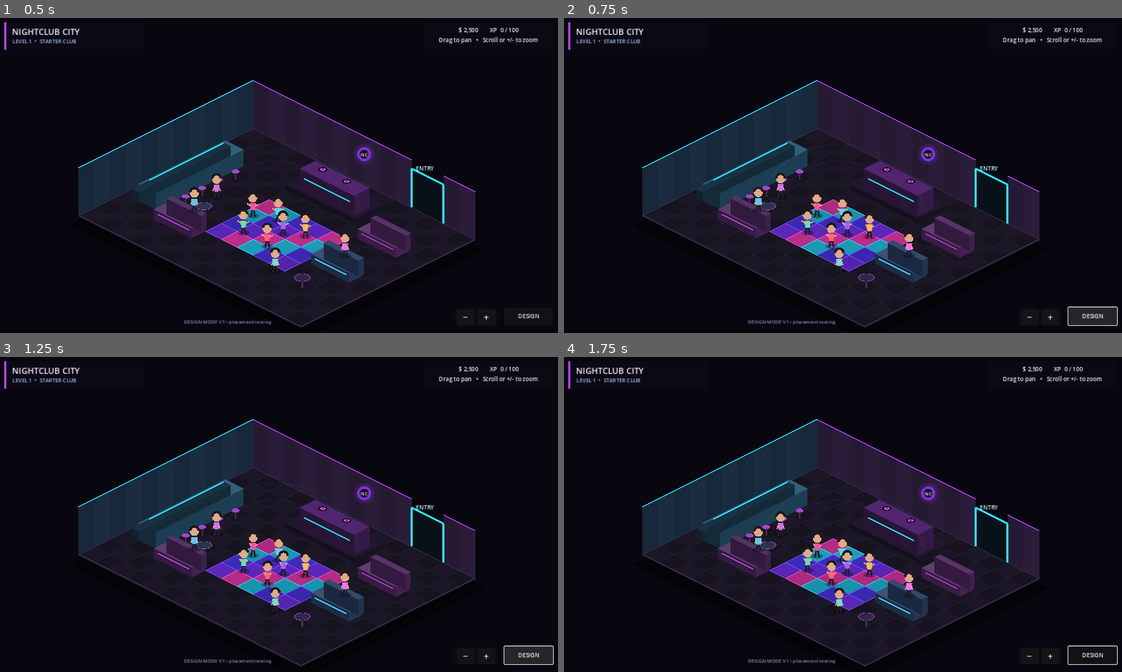
Above: before the commit, frames 1-4 (two rows, left to right).
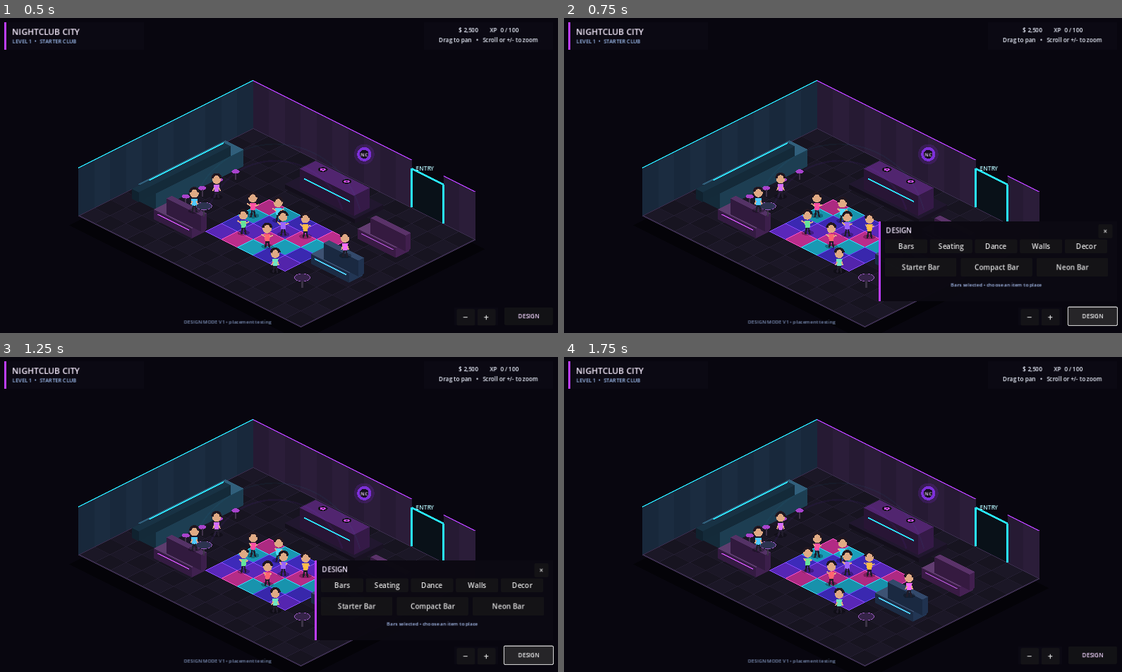
Above: after the commit, the same moments.

Repository: 22crob/Nightclub-City
Game: Godot game, scene res://scenes/main.tscn
Same seed, same stepped clock (60 frames per second), same inputs: the game is played once before the commit and once after it.
Inputs (mouse positions are in pixels of both pictures, inside the frame that each line leads up to):
- Up to frame 1 (0.5 s): no input
- Up to frame 2 (0.75 s): click "DESIGN" at 0.5 s
- Up to frame 3 (1.25 s): no input
- Up to frame 4 (1.75 s): click (1105, 571) at 1.25 s, where only the run after the commit has a clickable "×"

Frame 1 is identical in both runs. In frame 2, 2.8% of the frame differs, in the area x 56-98%, y 64-90%; in frame 3, 2.8%; in frame 4, less than 0.1%.

Commit message:
Add functional Design Mode v1 placement system

Diff:
--- a/godot/scripts/main.gd
+++ b/godot/scripts/main.gd
@@ -9,10 +9,52 @@
 @onready var camera: Camera2D = $Camera2D
 @onready var zoom_out_button: Button = $HUD/ZoomControls/ZoomOut
 @onready var zoom_in_button: Button = $HUD/ZoomControls/ZoomIn
+@onready var design_button: Button = $HUD/DesignButton
+@onready var design_drawer: ColorRect = $HUD/DesignDrawer
+@onready var close_design_button: Button = $HUD/DesignDrawer/Close
+@onready var bars_button: Button = $HUD/DesignDrawer/Bars
+@onready var seating_button: Button = $HUD/DesignDrawer/Seating
+@onready var dance_button: Button = $HUD/DesignDrawer/Dance
+@onready var walls_button: Button = $HUD/DesignDrawer/Walls
+@onready var decor_button: Button = $HUD/DesignDrawer/Decor
+@onready var item_button_1: Button = $HUD/DesignDrawer/Item1
+@onready var item_button_2: Button = $HUD/DesignDrawer/Item2
+@onready var item_button_3: Button = $HUD/DesignDrawer/Item3
+@onready var design_hint: Label = $HUD/DesignDrawer/Hint
 
 var dragging: bool = false
 var zoom_level: float = 1.0
 var anim_time: float = 0.0
+var selected_category: String = "Bars"
+var current_item: Dictionary = {}
+var hover_tile: Vector2i = Vector2i(-1, -1)
+var placed_objects: Array = []
+
+var item_catalog: Dictionary = {
+	"Bars": [
+		{"id": "starter_bar", "name": "Starter Bar", "w": 1, "d": 3, "kind": "bar", "color": Color("#2f6582")},
+		{"id": "compact_bar", "name": "Compact Bar", "w": 2, "d": 2, "kind": "bar", "color": Color("#5b337b")},
+		{"id": "neon_bar", "name": "Neon Bar", "w": 1, "d": 4, "kind": "bar", "color": Color("#315f78")}
+	],
+	"Seating": [
+		{"id": "booth", "name": "Lounge Booth", "w": 2, "d": 1, "kind": "seat", "color": Color("#5b2d70")},
+		{"id": "sofa", "name": "Club Sofa", "w": 2, "d": 1, "kind": "seat", "color": Color("#294a70")},
+		{"id": "chair", "name": "Accent Chair", "w": 1, "d": 1, "kind": "seat", "color": Color("#7a3f82")}
+	],
+	"Dance": [
+		{"id": "dance_tile", "name": "Dance Tile", "w": 1, "d": 1, "kind": "dance", "color": Color("#7c36ff")},
+		{"id": "dance_block", "name": "2x2 Dance Floor", "w": 2, "d": 2, "kind": "dance", "color": Color("#ff3ebf")}
+	],
+	"Walls": [
+		{"id": "neon_divider", "name": "Neon Divider", "w": 2, "d": 1, "kind": "wall", "color": Color("#2ddfff")},
+		{"id": "purple_divider", "name": "Purple Divider", "w": 2, "d": 1, "kind": "wall", "color": Color("#a13dff")}
+	],
+	"Decor": [
+		{"id": "round_table", "name": "Round Table", "w": 1, "d": 1, "kind": "table", "color": Color("#4b335e")},
+		{"id": "neon_pillar", "name": "Neon Pillar", "w": 1, "d": 1, "kind": "pillar", "color": Color("#28dfff")},
+		{"id": "purple_pillar", "name": "Purple Pillar", "w": 1, "d": 1, "kind": "pillar", "color": Color("#c24cff")}
+	]
+}
 
 var npc_positions: Array[Vector2] = [
 	Vector2(5.3, 5.3),
@@ -41,9 +83,20 @@
 ]
 
 func _ready() -> void:
-	print("Nightclub City Level 1 safe visual pass loaded.")
+	print("Nightclub City Design Mode v1 loaded.")
 	zoom_out_button.pressed.connect(_zoom_out)
 	zoom_in_button.pressed.connect(_zoom_in)
+	design_button.pressed.connect(_toggle_design_drawer)
+	close_design_button.pressed.connect(_close_design_drawer)
+	bars_button.pressed.connect(_set_category.bind("Bars"))
+	seating_button.pressed.connect(_set_category.bind("Seating"))
+	dance_button.pressed.connect(_set_category.bind("Dance"))
+	walls_button.pressed.connect(_set_category.bind("Walls"))
+	decor_button.pressed.connect(_set_category.bind("Decor"))
+	item_button_1.pressed.connect(_select_item.bind(0))
+	item_button_2.pressed.connect(_select_item.bind(1))
+	item_button_3.pressed.connect(_select_item.bind(2))
+	_set_category("Bars")
 	queue_redraw()
 
 func _process(delta: float) -> void:
@@ -51,15 +104,36 @@
 	queue_redraw()
 
 func _unhandled_input(event: InputEvent) -> void:
+	if event is InputEventKey and event.pressed and event.keycode == KEY_ESCAPE:
+		_cancel_placement()
+		return
+
 	if event is InputEventMouseButton:
+		if event.button_index == MOUSE_BUTTON_WHEEL_UP and event.pressed:
+			_set_zoom(zoom_level + 0.08)
+			return
+		elif event.button_index == MOUSE_BUTTON_WHEEL_DOWN and event.pressed:
+			_set_zoom(zoom_level - 0.08)
+			return
+
+		if not current_item.is_empty():
+			if event.button_index == MOUSE_BUTTON_LEFT and event.pressed:
+				hover_tile = _world_to_tile(get_global_mouse_position())
+				if _can_place_current(hover_tile):
+					_place_current_item(hover_tile)
+			elif event.button_index == MOUSE_BUTTON_RIGHT and event.pressed:
+				_cancel_placement()
+			return
+
 		if event.button_index == MOUSE_BUTTON_LEFT:
 			dragging = event.pressed
-		elif event.button_index == MOUSE_BUTTON_WHEEL_UP and event.pressed:
-			_set_zoom(zoom_level + 0.08)
-		elif event.button_index == MOUSE_BUTTON_WHEEL_DOWN and event.pressed:
-			_set_zoom(zoom_level - 0.08)
-	elif event is InputEventMouseMotion and dragging:
-		camera.position -= event.relative / camera.zoom.x
+
+	elif event is InputEventMouseMotion:
+		if not current_item.is_empty():
+			hover_tile = _world_to_tile(get_global_mouse_position())
+			queue_redraw()
+		elif dragging:
+			camera.position -= event.relative / camera.zoom.x
 
 func _set_zoom(value: float) -> void:
 	zoom_level = clamp(value, 0.70, 1.55)
@@ -96,8 +170,10 @@
 	_draw_bar()
 	_draw_lounges()
 	_draw_tables()
+	_draw_placed_objects()
 	_draw_npcs()
 	_draw_light_accents()
+	_draw_placement_preview()
 
 func _draw_room_shadow() -> void:
 	var shadow: PackedVector2Array = _tile_points(-0.3, -0.3, float(CLUB_W) + 0.6, float(CLUB_H) + 0.6)
@@ -322,3 +398,136 @@
 	var pulse: float = 0.55 + sin(anim_time * 1.6) * 0.10
 	draw_arc(center, 160.0, PI * 1.10, PI * 1.90, 44, Color(0.52, 0.20, 1.0, 0.10 * pulse), 4.0)
 	draw_arc(center, 198.0, PI * 1.08, PI * 1.92, 44, Color(0.10, 0.80, 1.0, 0.06 * pulse), 3.0)
+
+
+func _toggle_design_drawer() -> void:
+	design_drawer.visible = not design_drawer.visible
+	if not design_drawer.visible:
+		_cancel_placement()
+
+func _close_design_drawer() -> void:
+	design_drawer.visible = false
+	_cancel_placement()
+
+func _set_category(category: String) -> void:
+	selected_category = category
+	_cancel_placement()
+	var items: Array = item_catalog[category]
+	var buttons: Array[Button] = [item_button_1, item_button_2, item_button_3]
+	for i in range(buttons.size()):
+		if i < items.size():
+			buttons[i].visible = true
+			buttons[i].text = str(items[i]["name"])
+		else:
+			buttons[i].visible = false
+	design_hint.text = category + " selected • choose an item to place"
+
+func _select_item(index: int) -> void:
+	var items: Array = item_catalog[selected_category]
+	if index < 0 or index >= items.size():
+		return
+	current_item = items[index].duplicate(true)
+	hover_tile = _world_to_tile(get_global_mouse_position())
+	design_hint.text = str(current_item["name"]) + " selected • click floor to place • right-click/Esc cancels"
+	queue_redraw()
+
+func _cancel_placement() -> void:
+	current_item = {}
+	hover_tile = Vector2i(-1, -1)
+	if design_drawer.visible:
+		design_hint.text = selected_category + " selected • choose an item to place"
+	queue_redraw()
+
+func _world_to_tile(world_pos: Vector2) -> Vector2i:
+	var tile_x: float = world_pos.y / TILE_H + world_pos.x / TILE_W
+	var tile_y: float = world_pos.y / TILE_H - world_pos.x / TILE_W
+	return Vector2i(floori(tile_x), floori(tile_y))
+
+func _can_place_current(tile: Vector2i) -> bool:
+	if current_item.is_empty():
+		return false
+	var width: int = int(current_item["w"])
+	var depth: int = int(current_item["d"])
+	if tile.x < 0 or tile.y < 0:
+		return false
+	if tile.x + width > CLUB_W or tile.y + depth > CLUB_H:
+		return false
+
+	for obj in placed_objects:
+		var ox: int = int(obj["x"])
+		var oy: int = int(obj["y"])
+		var ow: int = int(obj["w"])
+		var od: int = int(obj["d"])
+		var overlaps: bool = tile.x < ox + ow and tile.x + width > ox and tile.y < oy + od and tile.y + depth > oy
+		if overlaps:
+			return false
+	return true
+
+func _place_current_item(tile: Vector2i) -> void:
+	if not _can_place_current(tile):
+		return
+	var placed: Dictionary = current_item.duplicate(true)
+	placed["x"] = tile.x
+	placed["y"] = tile.y
+	placed_objects.append(placed)
+	design_hint.text = str(current_item["name"]) + " placed • click again to place another"
+	queue_redraw()
+
+func _draw_placed_objects() -> void:
+	for obj in placed_objects:
+		_draw_build_item(obj)
+
+func _draw_build_item(obj: Dictionary) -> void:
+	var x: float = float(obj["x"])
+	var y: float = float(obj["y"])
+	var width: float = float(obj["w"])
+	var depth: float = float(obj["d"])
+	var kind: String = str(obj["kind"])
+	var color: Color = obj["color"]
+
+	if kind == "bar":
+		_draw_iso_box(x, y, width, depth, 34.0, color.lightened(0.08), color.darkened(0.34), color.darkened(0.18))
+		var a: Vector2 = _iso(x + 0.10, y + depth) - Vector2(0, 22)
+		var b: Vector2 = _iso(x + width - 0.10, y + depth) - Vector2(0, 22)
+		draw_line(a, b, Color("#2de3ff"), 2.5)
+	elif kind == "seat":
+		_draw_iso_box(x, y, width, depth, 20.0, color.lightened(0.10), color.darkened(0.30), color.darkened(0.15))
+		_draw_iso_box(x + 0.08, y, maxf(0.75, width - 0.16), 0.28, 34.0, color.lightened(0.04), color.darkened(0.34), color.darkened(0.20))
+	elif kind == "dance":
+		for dy in range(int(depth)):
+			for dx in range(int(width)):
+				var c: Color = color
+				if (dx + dy) % 2 == 1:
+					c = color.lightened(0.16)
+				draw_polygon(_tile_points(x + dx, y + dy, 1.0, 1.0), PackedColorArray([c.darkened(0.16)]))
+				var tile: PackedVector2Array = _tile_points(x + dx, y + dy, 1.0, 1.0)
+				for i in range(4):
+					draw_line(tile[i], tile[(i + 1) % 4], c.lightened(0.18), 1.5)
+	elif kind == "wall":
+		_draw_iso_box(x, y, width, depth, 64.0, color.darkened(0.25), color.darkened(0.50), color.darkened(0.36))
+		var wall_a: Vector2 = _iso(x, y + depth) - Vector2(0, 48)
+		var wall_b: Vector2 = _iso(x + width, y + depth) - Vector2(0, 48)
+		draw_line(wall_a, wall_b, color, 3.0)
+	elif kind == "table":
+		_draw_round_table(x + 0.5, y + 0.5, color)
+	elif kind == "pillar":
+		_draw_iso_box(x + 0.30, y + 0.30, 0.40, 0.40, 58.0, color.lightened(0.18), color.darkened(0.42), color.darkened(0.26))
+		var glow_pos: Vector2 = _iso(x + 0.5, y + 0.5) - Vector2(0, 62)
+		draw_circle(glow_pos, 8.0, color)
+
+func _draw_placement_preview() -> void:
+	if current_item.is_empty() or hover_tile.x < 0 or hover_tile.y < 0:
+		return
+	var width: float = float(current_item["w"])
+	var depth: float = float(current_item["d"])
+	var valid: bool = _can_place_current(hover_tile)
+	var preview_color: Color = Color(0.18, 0.95, 0.58, 0.28)
+	var line_color: Color = Color("#55f0a0")
+	if not valid:
+		preview_color = Color(1.0, 0.20, 0.32, 0.28)
+		line_color = Color("#ff4a63")
+
+	var footprint: PackedVector2Array = _tile_points(float(hover_tile.x), float(hover_tile.y), width, depth)
+	draw_polygon(footprint, PackedColorArray([preview_color]))
+	for i in range(4):
+		draw_line(footprint[i], footprint[(i + 1) % 4], line_color, 2.5)
